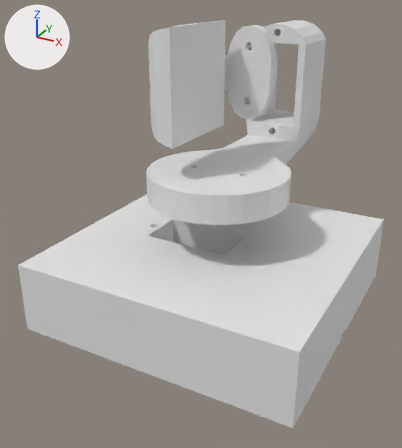
What one commit did to the Blender file cad_models/camera_servo_base.blend.
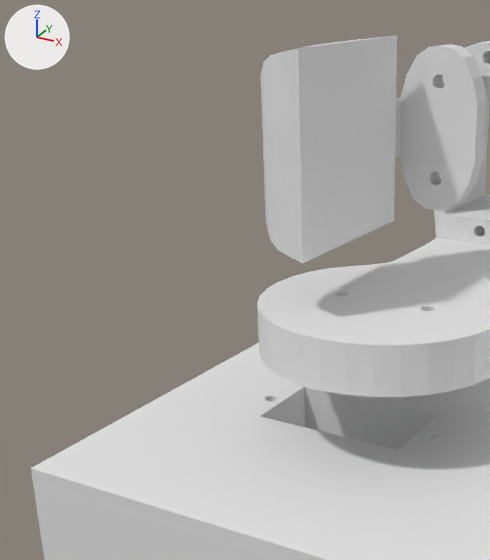
There are two pictures of each version: one whole from a camera (50 mm lens) standing at (0.0653, -0.1169, 0.0801) and looking at (0.0005, 0.0009, 0.0212), one close up on the part from 0% to 69% of the width and 0% to 71% of the height. The lights are fixed; the arrows at upper left show +X, +Y and +Z.

Script lines for the objects in view, before the commit:
```python
me_circle = bpy.data.meshes.new('Circle')
me_circle.from_pydata(...)  # 472 vertices, 291 faces; spans x -0.0178..0.0178, y -0.0173..0.053, z 0.0..0.0388
me_circle_002 = bpy.data.meshes.new('Circle.002')
me_circle_002.from_pydata(...)  # 372 vertices, 278 faces; spans x -0.0152..0.006, y -0.013..0.02, z 0.015..0.041
me_cube_001 = bpy.data.meshes.new('Cube.001')
me_cube_001.from_pydata(...)  # 252 vertices, 162 faces; spans x -0.0293..0.0407, y -0.035..0.035, z -0.0077..0.018
ob_base = bpy.data.objects.new('Base', me_cube_001)
ob_base.location = (0.0, 0.0, 0.0)
ob_pitch_platform = bpy.data.objects.new('Pitch_Platform', me_circle_002)
ob_pitch_platform.location = (0.0057, 0.0, 0.03)
ob_yaw_platform = bpy.data.objects.new('Yaw_Platform', me_circle)
ob_yaw_platform.location = (0.0057, 0.0, 0.03)
```
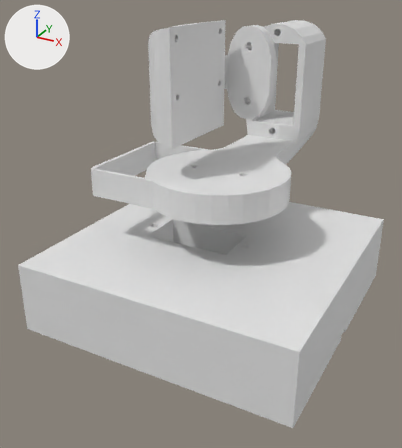
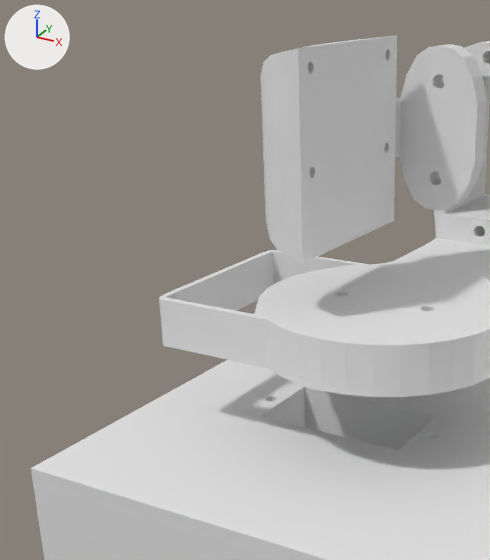
Changed parts and their boxes (x1, y1, x2, y2) in the close-ups (490 x 560 px):
'Yaw_Platform', reshaped: before (257, 41, 490, 397); after (159, 41, 490, 397)
part 1 of me_circle, built on: before (257, 265, 371, 367); after (159, 250, 371, 368)

Edits to the bpy script that builds the scene:
```text
Change me_circle:
    used by ob_yaw_platform; location = (0.0057, 0.0, 0.03)
    remove me_circle.from_pydata(...)  # 472 vertices, 291 faces; spans x -0.0178..0.0178, y -0.0173..0.053, z 0.0..0.0388
    add me_circle.from_pydata(...)  # 516 vertices, 330 faces; spans x -0.0288..0.0178, y -0.0173..0.053, z 0.0..0.0388
    me_circle part 1
    2 faces are deleted
    4 vertices move from x -0.0126..-0.0123, y -0.0121..0.013, z 0.0..0.007 to x -0.0126..-0.0123, y -0.0134..0.0143, z 0.0..0.007
    15 vertices are added at x -0.0288..-0.0278, y -0.0143..0.0153, z 0.0
    15 new vertices lie (0.0, 0.0, 0.007) away from vertices in x -0.0288..-0.0278, y -0.0143..0.0153, z 0.0
    14 new vertices lie (0.001, 0.0, 0.0) away from vertices in x -0.0288, y -0.0094..0.0103, z 0.0..0.007
    41 new faces join them
```
